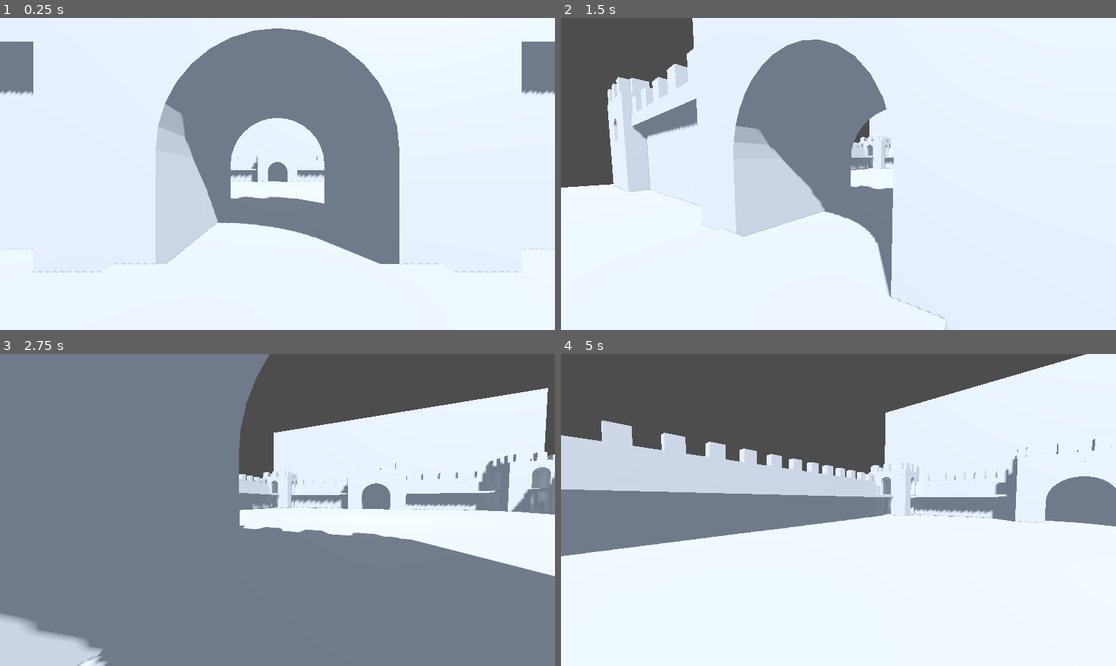
Above: before the commit, frames 1-4 (two rows, left to right).
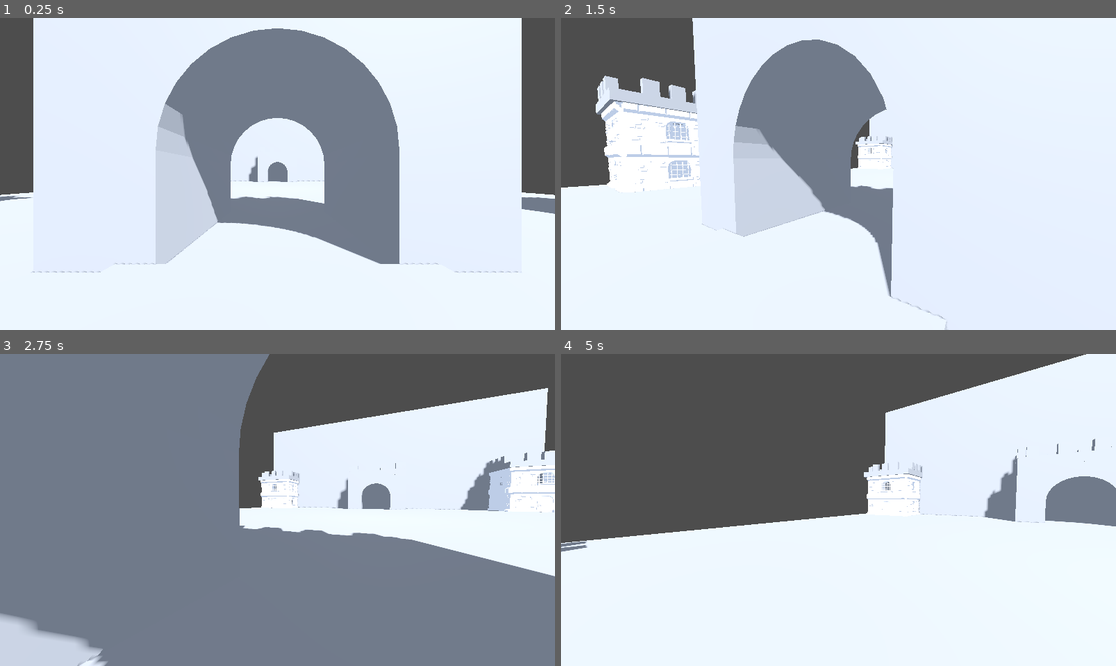
Above: after the commit, the same moments.

Repository: RynoXryaN/schirmer-ryan-castle-courtyard
Game: Godot game, scene res://Levels/courtyard.tscn
Same seed, same stepped clock (60 frames per second), same inputs: the game is played once before the commit and once after it.
Inputs (mouse positions are in pixels of both pictures, inside the frame that each line leads up to):
- Up to frame 1 (0.25 s): no input
- Up to frame 2 (1.5 s): move the mouse to (960, 158) at 0.52 s; hold Right (move_right) 0.53-1.28 s; tap F (freefly) at 0.6 s; click (960, 158) at 0.67 s; tap Space (jump) at 0.77 s; move the mouse to (810, 174) at 1.27 s; hold Up (move_forward) from 1.28 s (still down); tap Shift (sprint) at 1.35 s
- Up to frame 3 (2.75 s): keep holding Up (move_forward); tap Space (jump) at 1.52 s; move the mouse to (288, 503) at 2.02 s; tap F (freefly) at 2.1 s
- Up to frame 4 (5 s): keep holding Up (move_forward); move the mouse to (832, 516) at 2.77 s; tap Shift (sprint) at 2.85, 4.35 s; click (832, 516) at 2.92 s; tap Space (jump) at 3.02, 3.77, 4.52 s; move the mouse to (877, 513) at 3.52 s; tap F (freefly) at 3.6 s; move the mouse to (794, 506) at 4.27 s

The runs differ from the first frame. In frame 1, 7.3% of the frame differs, in the area x 0-100%, y 0-75%; in frame 2, 5.4%; in frame 3, 3.4%; in frame 4, 17%, in the area x 0-81%, y 21-65%.

Commit message:
Update courtyard.tscn

Diff:
--- a/Levels/courtyard.tscn
+++ b/Levels/courtyard.tscn
@@ -1,14 +1,15 @@
 [gd_scene format=3 uid="uid://c1xr78h1gtn48"]
 
 [ext_resource type="PackedScene" uid="uid://bav8vogluj5o5" path="res://Blockout/Structures/CSGGatehouseSection.tscn" id="1_8duyk"]
-[ext_resource type="PackedScene" uid="uid://fbne8a22re1n" path="res://Blockout/Structures/CSGCastleWallSection.tscn" id="2_dres5"]
 [ext_resource type="PackedScene" uid="uid://cyuxq0nm8ltn6" path="res://Blockout/Components/CSGFloorPiece.tscn" id="3_yyisn"]
-[ext_resource type="PackedScene" uid="uid://5gy7k856h1bq" path="res://Blockout/Components/CSGTowerPiece.tscn" id="4_8jhyc"]
-[ext_resource type="PackedScene" uid="uid://ce64sa2aigmy1" path="res://Blockout/Structures/CSGTowerInteriorPiece.tscn" id="5_u1fkp"]
 [ext_resource type="PackedScene" uid="uid://cota36w3adsdh" path="res://Blockout/Components/CSGWallPiece.tscn" id="6_2c8vx"]
 [ext_resource type="PackedScene" uid="uid://chpdusbt3x0pp" path="res://Blockout/Components/CSGDrawbridgePiece.tscn" id="7_bqnmf"]
 [ext_resource type="PackedScene" uid="uid://bs72ogkvdd7d6" path="res://Player/Player.tscn" id="8_dres5"]
 [ext_resource type="Script" uid="uid://bkdnvutf5q1v8" path="res://Building/Scripts/asset_construction_machine.gd" id="9_yyisn"]
+[ext_resource type="PackedScene" uid="uid://b8jmr5otbnodv" path="res://Building/Structures/SmartTower.tscn" id="10_bqnmf"]
+[ext_resource type="PackedScene" uid="uid://dacrvya0r40ao" path="res://Building/Structures/SmartCastleWall.tscn" id="10_u1fkp"]
+[ext_resource type="Script" uid="uid://bi55v5hkloo45" path="res://Building/Scripts/castle_wall_segment_option.gd" id="11_2c8vx"]
+[ext_resource type="Script" uid="uid://pd4wsyforayx" path="res://Building/Scripts/tower_floor_openings.gd" id="11_morat"]
 
 [sub_resource type="BoxShape3D" id="BoxShape3D_dres5"]
 size = Vector3(66, 8, 1)
@@ -27,6 +28,150 @@
 ambient_light_source = 2
 ambient_light_color = Color(0.81912196, 0.8863491, 1, 1)
 
+[sub_resource type="Resource" id="Resource_8jhyc"]
+resource_local_to_scene = true
+script = ExtResource("11_morat")
+north = 2
+south = 1
+east = 2
+west = 1
+
+[sub_resource type="Resource" id="Resource_u1fkp"]
+resource_local_to_scene = true
+script = ExtResource("11_morat")
+north = 1
+south = 1
+east = 1
+west = 1
+
+[sub_resource type="Resource" id="Resource_2c8vx"]
+resource_local_to_scene = true
+script = ExtResource("11_morat")
+north = 2
+south = 1
+east = 2
+west = 1
+
+[sub_resource type="Resource" id="Resource_bqnmf"]
+resource_local_to_scene = true
+script = ExtResource("11_morat")
+north = 1
+south = 1
+east = 1
+west = 1
+
+[sub_resource type="Resource" id="Resource_morat"]
+resource_local_to_scene = true
+script = ExtResource("11_morat")
+north = 2
+south = 1
+east = 2
+west = 1
+
+[sub_resource type="Resource" id="Resource_ccvlq"]
+resource_local_to_scene = true
+script = ExtResource("11_morat")
+north = 1
+south = 1
+east = 1
+west = 1
+
+[sub_resource type="Resource" id="Resource_a12q5"]
+resource_local_to_scene = true
+script = ExtResource("11_2c8vx")
+
+[sub_resource type="Resource" id="Resource_iodab"]
+resource_local_to_scene = true
+script = ExtResource("11_2c8vx")
+
+[sub_resource type="Resource" id="Resource_qyybi"]
+resource_local_to_scene = true
+script = ExtResource("11_2c8vx")
+
+[sub_resource type="Resource" id="Resource_y3li0"]
+resource_local_to_scene = true
+script = ExtResource("11_2c8vx")
+
+[sub_resource type="Resource" id="Resource_7qoqe"]
+resource_local_to_scene = true
+script = ExtResource("11_2c8vx")
+
+[sub_resource type="Resource" id="Resource_1k8yb"]
+resource_local_to_scene = true
+script = ExtResource("11_2c8vx")
+
+[sub_resource type="Resource" id="Resource_m4jx6"]
+resource_local_to_scene = true
+script = ExtResource("11_2c8vx")
+
+[sub_resource type="Resource" id="Resource_q8e0f"]
+resource_local_to_scene = true
+script = ExtResource("11_2c8vx")
+
+[sub_resource type="Resource" id="Resource_wm320"]
+resource_local_to_scene = true
+script = ExtResource("11_2c8vx")
+
+[sub_resource type="Resource" id="Resource_ki0qa"]
+resource_local_to_scene = true
+script = ExtResource("11_2c8vx")
+
+[sub_resource type="Resource" id="Resource_ky8kg"]
+resource_local_to_scene = true
+script = ExtResource("11_2c8vx")
+
+[sub_resource type="Resource" id="Resource_7tsd1"]
+resource_local_to_scene = true
+script = ExtResource("11_2c8vx")
+
+[sub_resource type="Resource" id="Resource_id01e"]
+resource_local_to_scene = true
+script = ExtResource("11_2c8vx")
+
+[sub_resource type="Resource" id="Resource_yx8le"]
+resource_local_to_scene = true
+script = ExtResource("11_2c8vx")
+
+[sub_resource type="Resource" id="Resource_642jy"]
+resource_local_to_scene = true
+script = ExtResource("11_2c8vx")
+
+[sub_resource type="Resource" id="Resource_s24d4"]
+resource_local_to_scene = true
+script = ExtResource("11_2c8vx")
+
+[sub_resource type="Resource" id="Resource_gahkd"]
+resource_local_to_scene = true
+script = ExtResource("11_2c8vx")
+
+[sub_resource type="Resource" id="Resource_ys5eg"]
+resource_local_to_scene = true
+script = ExtResource("11_2c8vx")
+
+[sub_resource type="Resource" id="Resource_myddb"]
+resource_local_to_scene = true
+script = ExtResource("11_2c8vx")
+
+[sub_resource type="Resource" id="Resource_dpjv7"]
+resource_local_to_scene = true
+script = ExtResource("11_2c8vx")
+
+[sub_resource type="Resource" id="Resource_mygaa"]
+resource_local_to_scene = true
+script = ExtResource("11_2c8vx")
+
+[sub_resource type="Resource" id="Resource_fywur"]
+resource_local_to_scene = true
+script = ExtResource("11_2c8vx")
+
+[sub_resource type="Resource" id="Resource_oj77h"]
+resource_local_to_scene = true
+script = ExtResource("11_2c8vx")
+
+[sub_resource type="Resource" id="Resource_u12j0"]
+resource_local_to_scene = true
+script = ExtResource("11_2c8vx")
+
 [node name="Courtyard" type="Node3D" unique_id=915611972]
 
 [node name="Blockout" type="CSGCombiner3D" parent="." unique_id=1857254789]
@@ -62,63 +207,6 @@
 
 [node name="CSGGatehouseSection" parent="Blockout" unique_id=1650579229 instance=ExtResource("1_8duyk")]
 transform = Transform3D(1, 0, 0, 0, 1, 0, 0, 0, 1, 0, 0, 24)
-
-[node name="CSGCastleWallSection" parent="Blockout" unique_id=78147870 instance=ExtResource("2_dres5")]
-transform = Transform3D(-1, 0, -8.742278e-08, 0, 1, 0, 8.742278e-08, 0, -1, -14, 0, 26)
-merlon_count = 5
-
-[node name="CSGCastleWallSection2" parent="Blockout" unique_id=259393562 instance=ExtResource("2_dres5")]
-transform = Transform3D(-1, 0, 8.742278e-08, 0, 1, 0, -8.742278e-08, 0, -1, 14, 0, 26)
-merlon_count = 5
-
-[node name="CSGCastleWallSection3" parent="Blockout" unique_id=1259099728 instance=ExtResource("2_dres5")]
-transform = Transform3D(-4.371139e-08, 0, 1, 0, 1, 0, -1, 0, -4.371139e-08, -28, 0, -4)
-length_units = 12.0
-merlon_count = 15
-
-[node name="CSGCastleWallSection4" parent="Blockout" unique_id=1806866967 instance=ExtResource("2_dres5")]
-transform = Transform3D(-4.371139e-08, 0, -1, 0, 1, 0, 1, 0, -4.371139e-08, 28, 0, -4)
-length_units = 12.0
-merlon_count = 15
-
-[node name="CSGTowerPiece" parent="Blockout" unique_id=934199931 instance=ExtResource("4_8jhyc")]
-transform = Transform3D(1, 0, 0, 0, 1, 0, 0, 0, 1, -26, 0, 24)
-floor_01_south = 0
-floor_01_west = 0
-floor_02_north = 2
-floor_02_east = 2
-
-[node name="CsgTowerInteriorPiece" parent="Blockout/CSGTowerPiece" unique_id=839736863 instance=ExtResource("5_u1fkp")]
-
-[node name="CSGTowerPiece2" parent="Blockout" unique_id=1642597510 instance=ExtResource("4_8jhyc")]
-transform = Transform3D(1, 0, 0, 0, 1, 0, 0, 0, 1, 26, 0, 24)
-floor_01_east = 0
-floor_01_south = 0
-floor_02_north = 2
-floor_02_west = 2
-
-[node name="CsgTowerInteriorPiece" parent="Blockout/CSGTowerPiece2" unique_id=614949286 instance=ExtResource("5_u1fkp")]
-transform = Transform3D(-4.371139e-08, 0, 1, 0, 1, 0, -1, 0, -4.371139e-08, 0, 0, 0)
-
-[node name="CSGTowerPiece3" parent="Blockout" unique_id=1555806648 instance=ExtResource("4_8jhyc")]
-transform = Transform3D(1, 0, 0, 0, 1, 0, 0, 0, 1, -26, 0, -32)
-floor_01_north = 0
-floor_01_west = 0
-floor_02_east = 2
-floor_02_south = 2
-
-[node name="CsgTowerInteriorPiece" parent="Blockout/CSGTowerPiece3" unique_id=44331004 instance=ExtResource("5_u1fkp")]
-transform = Transform3D(-4.371139e-08, 0, -1, 0, 1, 0, 1, 0, -4.371139e-08, 0, 0, 0)
-
-[node name="CSGTowerPiece4" parent="Blockout" unique_id=983191629 instance=ExtResource("4_8jhyc")]
-transform = Transform3D(1, 0, 0, 0, 1, 0, 0, 0, 1, 26, 0, -32)
-floor_01_north = 0
-floor_01_east = 0
-floor_02_south = 2
-floor_02_west = 2
-
-[node name="CsgTowerInteriorPiece" parent="Blockout/CSGTowerPiece4" unique_id=850667707 instance=ExtResource("5_u1fkp")]
-transform = Transform3D(-1, 0, 8.742278e-08, 0, 1, 0, -8.742278e-08, 0, -1, 0, 0, 0)
 
 [node name="CSGGatehouseSection2" parent="Blockout" unique_id=682599501 instance=ExtResource("1_8duyk")]
 transform = Transform3D(1, 0, 0, 0, 1, 0, 0, 0, 1, 0, 0, -32)
@@ -127,14 +215,6 @@
 transform = Transform3D(1, 0, 0, 0, 1, 0, 0, 0, 1, 0, 0, -36)
 wall_length_units = 15
 wall_height_units = 6
-
-[node name="CSGCastleWallSection5" parent="Blockout" unique_id=2029323702 instance=ExtResource("2_dres5")]
-transform = Transform3D(1, 0, 0, 0, 1, 0, 0, 0, 1, -14, 0, -34)
-merlon_count = 5
-
-[node name="CSGCastleWallSection6" parent="Blockout" unique_id=902575371 instance=ExtResource("2_dres5")]
-transform = Transform3D(1, 0, 0, 0, 1, 0, 0, 0, 1, 14, 0, -34)
-merlon_count = 5
 
 [node name="CSGDrawbridgePiece" parent="Blockout" unique_id=665789054 instance=ExtResource("7_bqnmf")]
 transform = Transform3D(1, 0, 0, 0, 1, 0, 0, 0, 1, 0, 0, 32)
@@ -161,3 +241,64 @@
 
 [node name="ConstructionMachine" type="Node3D" parent="." unique_id=40485578]
 script = ExtResource("9_yyisn")
+
+[node name="GeneratedBuild" type="Node3D" parent="ConstructionMachine" unique_id=37415590]
+
+[node name="Building" type="Node3D" parent="." unique_id=1784724357]
+
+[node name="Gatehouses" type="Node3D" parent="Building" unique_id=669159635]
+transform = Transform3D(-1, 0, -8.742278e-08, 0, 1, 0, 8.742278e-08, 0, -1, -14, 0, 27)
+
+[node name="Towers" type="Node3D" parent="Building" unique_id=1406666913]
+transform = Transform3D(-1, 0, -8.742278e-08, 0, 1, 0, 8.742278e-08, 0, -1, -14, 0, 27)
+
+[node name="SmartTower01" parent="Building/Towers" unique_id=899501567 instance=ExtResource("10_bqnmf")]
+transform = Transform3D(1, 0, 0, 0, 1, 0, 0, 0, 1, 12, 0, 2.9999943)
+floor_openings = Array[ExtResource("11_morat")]([SubResource("Resource_8jhyc"), SubResource("Resource_u1fkp")])
+
+[node name="SmartTower02" parent="Building/Towers" unique_id=1137425650 instance=ExtResource("10_bqnmf")]
+transform = Transform3D(1, 0, 0, 0, 1, 0, 0, 0, 1, 11.999996, 0, 59)
+floor_openings = Array[ExtResource("11_morat")]([SubResource("Resource_2c8vx"), SubResource("Resource_bqnmf")])
+
+[node name="SmartTower03" parent="Building/Towers" unique_id=934199931 instance=ExtResource("10_bqnmf")]
+transform = Transform3D(1, 0, 0, 0, 1, 0, 0, 0, 1, -40.500004, 0, 58.999996)
+floor_openings = Array[ExtResource("11_morat")]([SubResource("Resource_2c8vx"), SubResource("Resource_bqnmf")])
+
+[node name="SmartTower04" parent="Building/Towers" unique_id=116721958 instance=ExtResource("10_bqnmf")]
+transform = Transform3D(1, 0, 0, 0, 1, 0, 0, 0, 1, -40, 0, 2.9999847)
+floor_openings = Array[ExtResource("11_morat")]([SubResource("Resource_morat"), SubResource("Resource_ccvlq")])
+
+[node name="Walls" type="Node3D" parent="Building" unique_id=1218120453]
+transform = Transform3D(-1, 0, -8.742278e-08, 0, 1, 0, 8.742278e-08, 0, -1, -14, 0, 27)
+
+[node name="SmartCastleWall01" parent="Building/Walls" unique_id=1823850235 instance=ExtResource("10_u1fkp")]
+transform = Transform3D(1, 0, 0, 0, 1, 0, 0, 0, 1, 0, 0, 1)
+wall_length_segments = 4
+segments = Array[ExtResource("11_2c8vx")]([SubResource("Resource_a12q5"), SubResource("Resource_iodab"), SubResource("Resource_qyybi"), SubResource("Resource_y3li0")])
+
+[node name="SmartCastleWall02" parent="Building/Walls" unique_id=431048578 instance=ExtResource("10_u1fkp")]
+transform = Transform3D(-4.371139e-08, 0, -1, 0, 1, 0, 1, 0, -4.371139e-08, 13.500002, 0, 30.999992)
+wall_length_segments = 12
+segments = Array[ExtResource("11_2c8vx")]([SubResource("Resource_7qoqe"), SubResource("Resource_1k8yb"), SubResource("Resource_m4jx6"), SubResource("Resource_q8e0f"), SubResource("Resource_wm320"), SubResource("Resource_ki0qa"), SubResource("Resource_ky8kg"), SubResource("Resource_7tsd1"), SubResource("Resource_id01e"), SubResource("Resource_yx8le"), SubResource("Resource_642jy"), SubResource("Resource_s24d4")])
+merlon_count = 28
+
+[node name="SmartCastleWall03" parent="Building/Walls" unique_id=423252273 instance=ExtResource("10_u1fkp")]
+transform = Transform3D(-1, 0, -8.742278e-08, 0, 1, 0, 8.742278e-08, 0, -1, 3.8146973e-06, 0, 61)
+wall_length_segments = 4
+segments = Array[ExtResource("11_2c8vx")]([SubResource("Resource_gahkd"), SubResource("Resource_ys5eg"), SubResource("Resource_myddb"), SubResource("Resource_dpjv7")])
+
+[node name="SmartCastleWall04" parent="Building/Walls" unique_id=232835823 instance=ExtResource("10_u1fkp")]
+transform = Transform3D(-1, 0, 8.742278e-08, 0, 1, 0, -8.742278e-08, 0, -1, -28.500004, 0, 59.999992)
+wall_length_segments = 4
+segments = Array[ExtResource("11_2c8vx")]([SubResource("Resource_mygaa"), SubResource("Resource_fywur"), SubResource("Resource_oj77h"), SubResource("Resource_u12j0")])
+
+[node name="SmartCastleWall05" parent="Building/Walls" unique_id=78147870 instance=ExtResource("10_u1fkp")]
+transform = Transform3D(1, 0, 0, 0, 1, 0, 0, 0, 1, -28, 0, 0.9999943)
+wall_length_segments = 4
+segments = Array[ExtResource("11_2c8vx")]([SubResource("Resource_a12q5"), SubResource("Resource_iodab"), SubResource("Resource_qyybi"), SubResource("Resource_y3li0")])
+
+[node name="SmartCastleWall06" parent="Building/Walls" unique_id=1719444308 instance=ExtResource("10_u1fkp")]
+transform = Transform3D(1.3113416e-07, 0, 1, 0, 1, 0, -1, 0, 1.3113416e-07, -42.5, 0, 30.999989)
+wall_length_segments = 12
+segments = Array[ExtResource("11_2c8vx")]([SubResource("Resource_7qoqe"), SubResource("Resource_1k8yb"), SubResource("Resource_m4jx6"), SubResource("Resource_q8e0f"), SubResource("Resource_wm320"), SubResource("Resource_ki0qa"), SubResource("Resource_ky8kg"), SubResource("Resource_7tsd1"), SubResource("Resource_id01e"), SubResource("Resource_yx8le"), SubResource("Resource_642jy"), SubResource("Resource_s24d4")])
+merlon_count = 28
